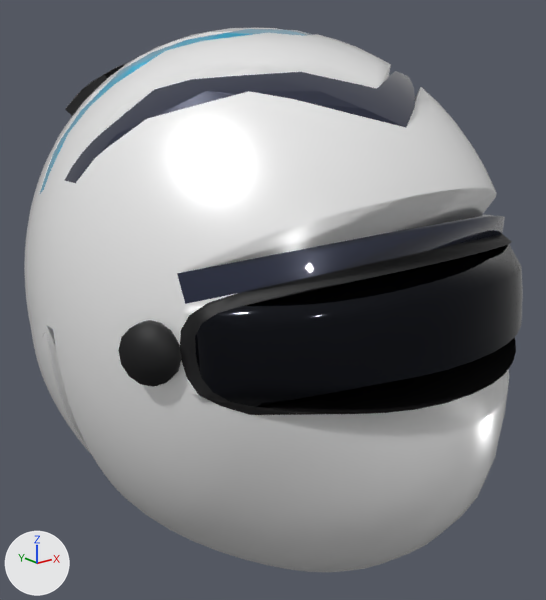
The glTF model src/ArcBox.Host/games/redline/models/helmets/RUS.glb, before and after one commit.
Both versions are drawn from a 50 mm lens placed at (-0.265, -0.346, 0.127), pointed at (0.002, -0.013, -0.007). The lights are fixed; the arrows at lower left show +X, +Y and +Z. The first picture is the older version. Vertices at exactly the same position are counted once.

Names of what the first picture shows: 'helmet'.
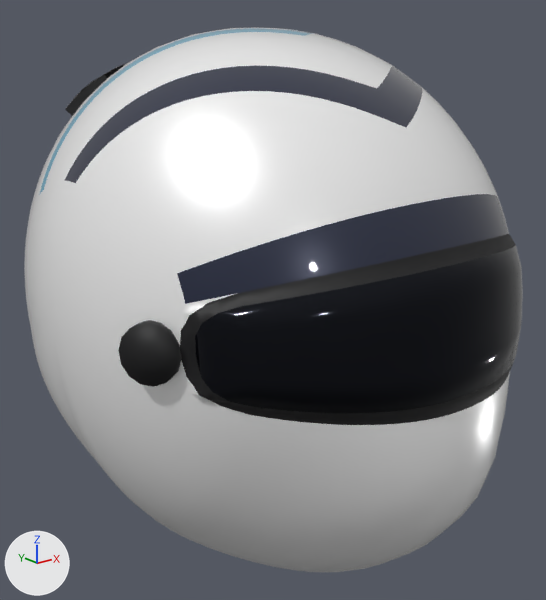
Location of each change, [x1, y1, x2, y2] in pixels of the pictures (546 x 600 px; the box of a moved part takes in the faces that stretch with it):
part 1 of me_helmet, moved or reshaped
    before: [33, 314, 183, 536]
    after: [34, 314, 358, 572]
part 2 of me_helmet, built on
    after: [25, 27, 449, 247]
part 3 of me_helmet, added
    after: [173, 188, 522, 442]

The change, as a diff of the scene's bpy script:
```diff
--- a/src/ArcBox.Host/games/redline/models/helmets/RUS.glb.py
+++ b/src/ArcBox.Host/games/redline/models/helmets/RUS.glb.py
@@ me_helmet @@
 # used by ob_helmet; location = (0.0, 0.0, 0.0)
-me_helmet.from_pydata(...)  # 4544 vertices, 8920 faces; spans x -0.128..0.128, y -0.161..0.15, z -0.132..0.145
+me_helmet.from_pydata(...)  # 5441 vertices, 10470 faces; spans x -0.128..0.128, y -0.161..0.15, z -0.132..0.145
+# me_helmet part 1: 255 vertices moved from x -0.128..0.128, y -0.016..0.042, z -0.104..-0.003 to x -0.128..0.128, y -0.016..0.042, z -0.103..-0.003; 163 vertices removed from x -0.128..0.128, y -0.107..0.117, z -0.126..0.0; 447 vertices added at x -0.128..0.128, y -0.107..0.113, z -0.132..0.0
+# me_helmet part 2: 6 vertices moved within x -0.008..0.008, y 0.103..0.108, z 0.101..0.105; 412 vertices added at x -0.113..0.113, y -0.108..0.114, z 0.03..0.144
+# me_helmet part 3: 201 vertices added at x -0.107..0.107, y -0.159..-0.083, z -0.022..0.069
 me_helmet.materials.append(mat_helmet_base)
```
